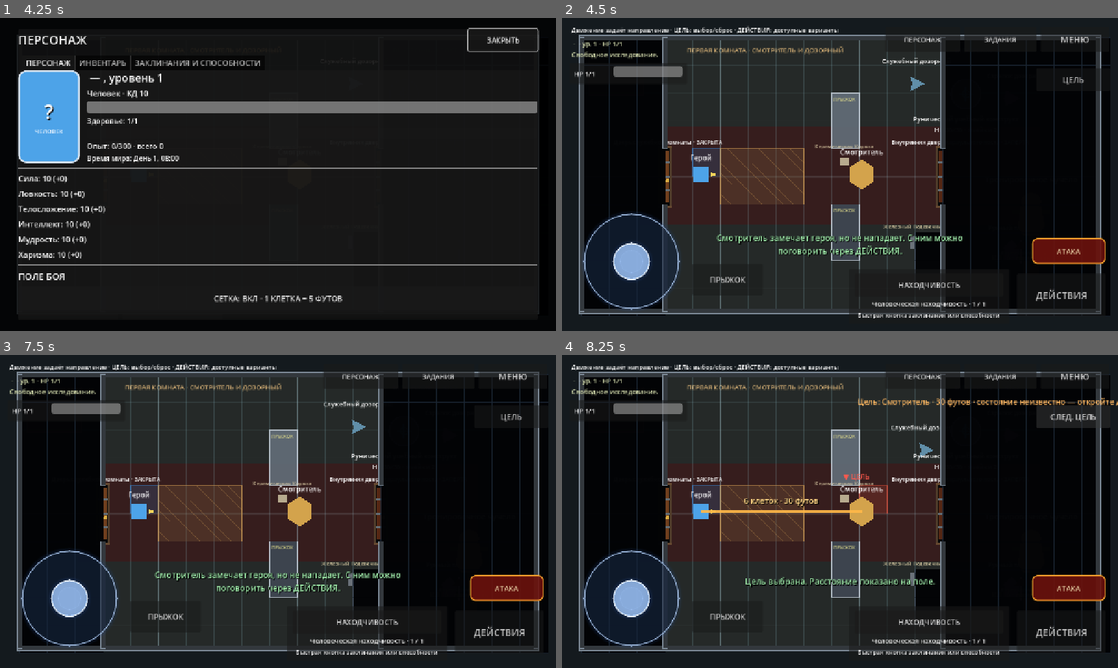
Above: before the commit, frames 1-4 (two rows, left to right).
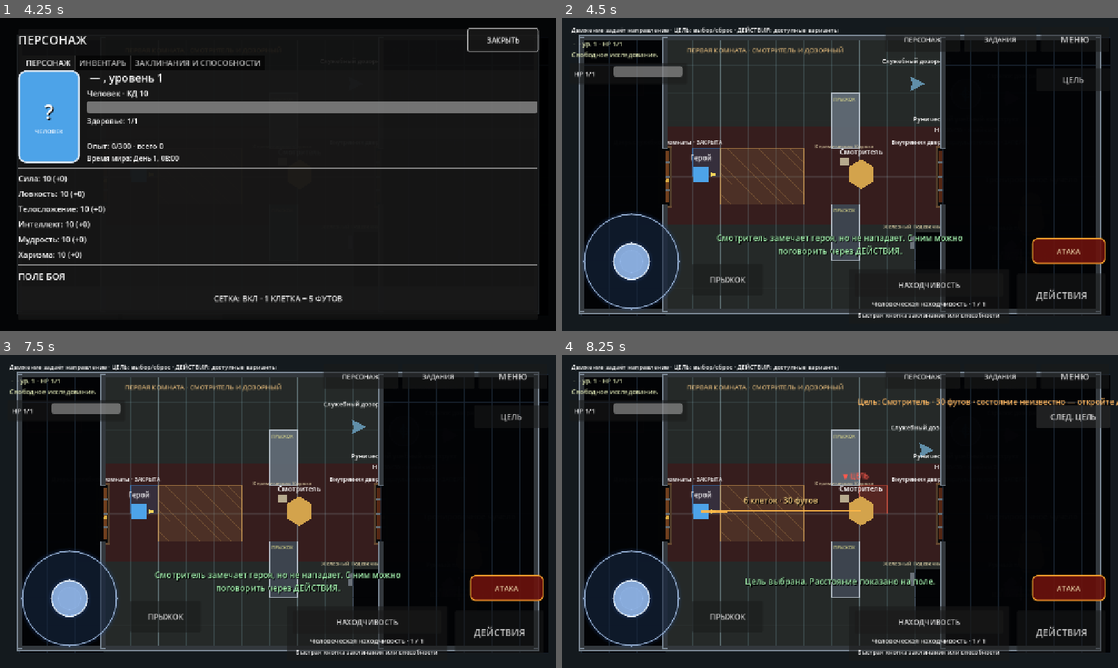
Above: after the commit, the same moments.

Repository: eretenkodaniil16-rgb/rpg-project
Game: Godot game, scene res://scenes/game/game.tscn
The game is run twice, just before and just after one commit, with the same random seed, the same clock (stepped at 60 frames per second) and the same inputs. This scene is started directly instead of the project's main scene.
Inputs:
- Up to frame 1 (4.25 s): click "ДЕЙСТВИЯ" at 0.5 s; click "МЕНЮ" at 1.25 s; click "ПРОДОЛЖИТЬ" at 2 s; click "ПРЫЖОК" at 2.75 s; click "ПЕРСОНАЖ" at 3.5 s
- Up to frame 2 (4.5 s): click "ЗАКРЫТЬ" at 4.25 s
- Up to frame 3 (7.5 s): click "ЗАДАНИЯ" at 5 s; click "Завершённые" at 5.75 s; click "Активные" at 6.5 s; click "Закрыть" at 7.25 s
- Up to frame 4 (8.25 s): click "ЦЕЛЬ" at 8 s

Frame 1 is identical in both runs. In frame 2, 0.1% of the frame differs, in the area x 50-58%, y 41-55%; in frame 3, 0.1%; in frame 4, 0.5%, in the area x 29-58%, y 37-55%.

Commit message:
fix: stabilize exploration NPC behavior and hide modal flow

Diff:
--- a/scripts/game/game_guard_post_polish_runtime.gd
+++ b/scripts/game/game_guard_post_polish_runtime.gd
@@ -1 +1,234 @@
 extends "res://scripts/game/game_guard_post_player_feedback_runtime.gd"
+
+const EXPLORATION_MOVEMENT_STATIONARY: String = "stationary"
+const EXPLORATION_MOVEMENT_PATROL: String = "patrol"
+const STEP_NOISE_TYPES: Array[String] = ["quiet_step", "normal_step", "running_step"]
+const VISIBLE_STANDOFF_PIXELS: float = 82.0
+const VISIBLE_APPROACH_SPEED_MULTIPLIER: float = 0.72
+
+
+func _on_feedback_catalog_action_requested(action_id: String) -> void:
+	# Hide opens a blocking d20 result. Remove the catalog first so two modal
+	# layers are never visible at the same time on Android.
+	if action_id in ["hide", "exploration_hide"]:
+		_close_action_catalog_immediately()
+	super._on_feedback_catalog_action_requested(action_id)
+
+
+func _on_feedback_hide_requested() -> void:
+	_close_action_catalog_immediately()
+	super._on_feedback_hide_requested()
+
+
+func _update_exploration_actor(actor: Node, delta: float) -> void:
+	if actor == null or not is_instance_valid(actor) or not (actor is Node2D):
+		return
+	var actor_id: String = str(actor.call("get_actor_id"))
+	var profile: Dictionary = _stealth_alerts.get_profile(actor_id)
+	if profile.is_empty():
+		return
+	var record: Dictionary = _record_for_actor(actor_id)
+	record["step_retarget_cooldown_seconds"] = maxf(
+		float(record.get("step_retarget_cooldown_seconds", 0.0)) - maxf(delta, 0.0),
+		0.0
+	)
+	var visible: bool = _exploration_actor_can_see_player(actor, profile)
+	var hiding_spot: Dictionary = _stealth_alerts.get_hiding_spot_at(player.global_position)
+	var target_hidden: bool = _exploration_hidden and not hiding_spot.is_empty()
+	record = _stealth_alerts.apply_visual_observation(
+		record,
+		visible,
+		target_hidden,
+		player.global_position,
+		delta,
+		profile
+	)
+	if visible:
+		if _exploration_hidden and hiding_spot.is_empty():
+			_break_exploration_hidden("NPC заметил героя вне укромного места.")
+		record = _advance_visible_actor_behavior(actor, record, profile, delta)
+	else:
+		record = _advance_unseen_actor_behavior(actor, record, profile, delta)
+	_alert_records[actor_id] = record
+	_apply_record_to_actor(actor, record)
+	if str(record.get("state", "")) == StealthAlertSystem.STATE_ALERTED and visible:
+		_begin_combat_from_alert(actor, record)
+
+
+func _advance_visible_actor_behavior(
+	actor: Node,
+	record: Dictionary,
+	profile: Dictionary,
+	delta: float
+) -> Dictionary:
+	var movement_mode: String = str(profile.get("movement_mode", EXPLORATION_MOVEMENT_PATROL))
+	if movement_mode == EXPLORATION_MOVEMENT_STATIONARY:
+		_face_actor_toward(actor, player.global_position)
+		return record
+	var state_name: String = str(record.get("state", StealthAlertSystem.STATE_CALM))
+	# A calm or merely suspicious patrol does not freeze because the hero entered
+	# its cone. It keeps its authored route until a real investigation begins.
+	if state_name in [StealthAlertSystem.STATE_CALM, StealthAlertSystem.STATE_SUSPICIOUS]:
+		return _advance_actor_patrol(actor, record, delta)
+	return _move_actor_to_visible_standoff(actor, record, profile, delta)
+
+
+func _advance_unseen_actor_behavior(
+	actor: Node,
+	record: Dictionary,
+	profile: Dictionary,
+	delta: float
+) -> Dictionary:
+	var movement_mode: String = str(profile.get("movement_mode", EXPLORATION_MOVEMENT_PATROL))
+	var state_name: String = str(record.get("state", StealthAlertSystem.STATE_CALM))
+	if movement_mode == EXPLORATION_MOVEMENT_STATIONARY:
+		if state_name in [
+			StealthAlertSystem.STATE_INVESTIGATING,
+			StealthAlertSystem.STATE_SEARCHING,
+			StealthAlertSystem.STATE_ALERTED
+		]:
+			_face_actor_toward(
+				actor,
+				_stealth_alerts.vector_from_value(record.get("last_known_position", []))
+			)
+			# A stationary post searches by watching and listening; it never abandons
+			# its authored position to walk after the player.
+			return _stealth_alerts.advance_search(record, delta, true, profile)
+		return record
+	if state_name in [StealthAlertSystem.STATE_CALM, StealthAlertSystem.STATE_SUSPICIOUS]:
+		return _advance_actor_patrol(actor, record, delta)
+	return _advance_actor_investigation(actor, record, profile, delta)
+
+
+func _advance_actor_investigation(
+	actor: Node,
+	record: Dictionary,
+	profile: Dictionary,
+	delta: float
+) -> Dictionary:
+	var state_name: String = str(record.get("state", StealthAlertSystem.STATE_CALM))
+	if state_name not in [
+		StealthAlertSystem.STATE_INVESTIGATING,
+		StealthAlertSystem.STATE_SEARCHING,
+		StealthAlertSystem.STATE_ALERTED
+	]:
+		return record
+	var target_position: Vector2 = _stealth_alerts.vector_from_value(
+		record.get("last_known_position", [])
+	)
+	var actor_node: Node2D = actor as Node2D
+	if str(profile.get("movement_mode", EXPLORATION_MOVEMENT_PATROL)) == EXPLORATION_MOVEMENT_STATIONARY:
+		_face_actor_toward(actor, target_position)
+		return _stealth_alerts.advance_search(record, delta, true, profile)
+	var updated: Dictionary = record.duplicate(true)
+	if _npc_navigation == null:
+		updated["navigation_used"] = false
+		updated["navigation_blocked"] = true
+		return updated
+	var movement: Dictionary = _npc_navigation.move_actor(
+		actor_node,
+		target_position,
+		maxf(float(profile.get("investigation_speed_pixels", 90.0)), 0.0),
+		delta
+	)
+	updated["navigation_used"] = true
+	updated["navigation_blocked"] = bool(movement.get("blocked", false))
+	var direction: Vector2 = movement.get("direction", Vector2.ZERO) as Vector2
+	if direction.length_squared() > 0.0001 and actor.has_method("set_facing_direction"):
+		actor.call("set_facing_direction", direction)
+	var reached: bool = (
+		bool(movement.get("reached", false))
+		or actor_node.global_position.distance_to(target_position) <= SEARCH_REACHED_DISTANCE_PIXELS
+	)
+	return _stealth_alerts.advance_search(updated, delta, reached, profile)
+
+
+func _move_actor_to_visible_standoff(
+	actor: Node,
+	record: Dictionary,
+	profile: Dictionary,
+	delta: float
+) -> Dictionary:
+	var actor_node: Node2D = actor as Node2D
+	var away: Vector2 = actor_node.global_position - player.global_position
+	if away.length_squared() <= 0.0001:
+		away = Vector2.LEFT
+	var target_position: Vector2 = (
+		player.global_position
+		+ away.normalized() * float(profile.get("visible_standoff_pixels", VISIBLE_STANDOFF_PIXELS))
+	)
+	var updated: Dictionary = record.duplicate(true)
+	if _npc_navigation == null:
+		_face_actor_toward(actor, player.global_position)
+		updated["navigation_used"] = false
+		updated["navigation_blocked"] = true
+		return updated
+	var movement: Dictionary = _npc_navigation.move_actor(
+		actor_node,
+		target_position,
+		maxf(float(profile.get("investigation_speed_pixels", 90.0)), 0.0)
+			* float(profile.get("visible_speed_multiplier", VISIBLE_APPROACH_SPEED_MULTIPLIER)),
+		delta
+	)
+	updated["navigation_used"] = true
+	updated["navigation_blocked"] = bool(movement.get("blocked", false))
+	var direction: Vector2 = movement.get("direction", Vector2.ZERO) as Vector2
+	if direction.length_squared() > 0.0001:
+		actor.call("set_facing_direction", direction)
+	else:
+		_face_actor_toward(actor, player.global_position)
+	return updated
+
+
+func _on_stealth_noise_reported(noise_event: Dictionary) -> void:
+	_last_noise_sequence = maxi(_last_noise_sequence, int(noise_event.get("sequence", 0)))
+	for actor: Node in _exploration_alert_actors():
+		var actor_id: String = str(actor.call("get_actor_id"))
+		var profile: Dictionary = _stealth_alerts.get_profile(actor_id)
+		var actor_position: Vector2 = (actor as Node2D).global_position
+		var actor_room_id: String = _stealth_alerts.get_room_id_at(actor_position)
+		if not _stealth_alerts.actor_hears_noise(
+			GameState,
+			actor_position,
+			actor_room_id,
+			noise_event,
+			profile
+		):
+			continue
+		var current: Dictionary = _record_for_actor(actor_id)
+		var previous_target: Vector2 = _stealth_alerts.vector_from_value(
+			current.get("last_known_position", [])
+		)
+		var state_name: String = str(current.get("state", StealthAlertSystem.STATE_CALM))
+		var noise_type: String = str(noise_event.get("noise_type", "unknown"))
+		var is_step_noise: bool = noise_type in STEP_NOISE_TYPES
+		var target_is_active: bool = (
+			state_name in [StealthAlertSystem.STATE_INVESTIGATING, StealthAlertSystem.STATE_ALERTED]
+			and previous_target != Vector2.ZERO
+			and actor_position.distance_to(previous_target) > SEARCH_REACHED_DISTANCE_PIXELS
+		)
+		var retarget_cooldown: float = float(
+			current.get("step_retarget_cooldown_seconds", 0.0)
+		)
+		var preserve_target: bool = is_step_noise and (
+			target_is_active or retarget_cooldown > 0.0
+		)
+		var updated: Dictionary = _stealth_alerts.apply_noise(current, noise_event, profile)
+		if preserve_target:
+			updated["last_known_position"] = _stealth_alerts.vector_to_value(previous_target)
+		else:
+			updated["step_retarget_cooldown_seconds"] = float(
+				profile.get("step_retarget_cooldown_seconds", 1.5)
+			) if is_step_noise else 0.0
+		updated["stimulus_kind"] = "step" if is_step_noise else "noise"
+		_alert_records[actor_id] = updated
+		_apply_record_to_actor(actor, updated)
+		_persist_alert_record(actor_id, false)
+
+
+func _face_actor_toward(actor: Node, target_position: Vector2) -> void:
+	if actor == null or not is_instance_valid(actor) or not actor is Node2D:
+		return
+	var direction: Vector2 = target_position - (actor as Node2D).global_position
+	if direction.length_squared() > 0.0001 and actor.has_method("set_facing_direction"):
+		actor.call("set_facing_direction", direction)
